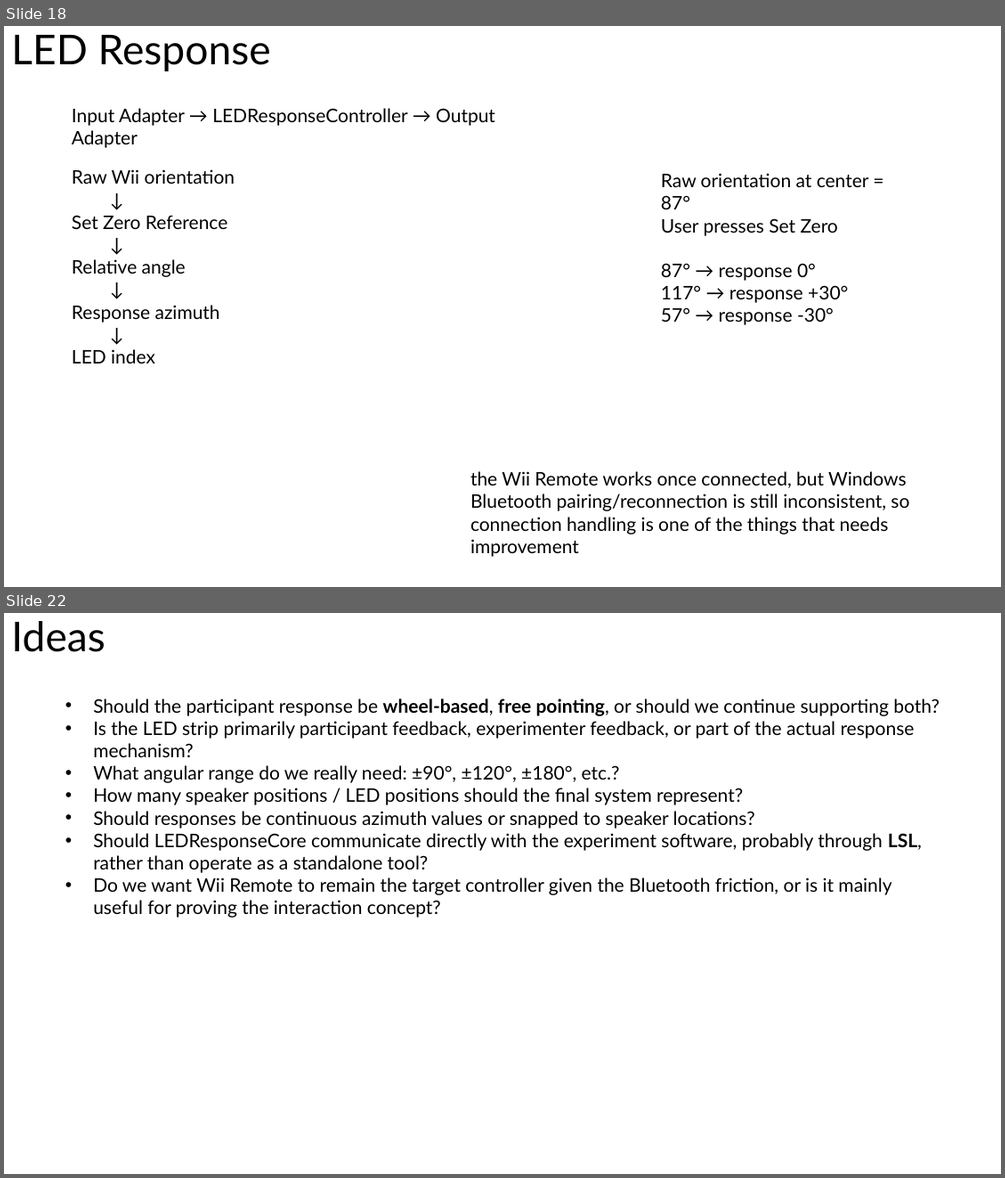
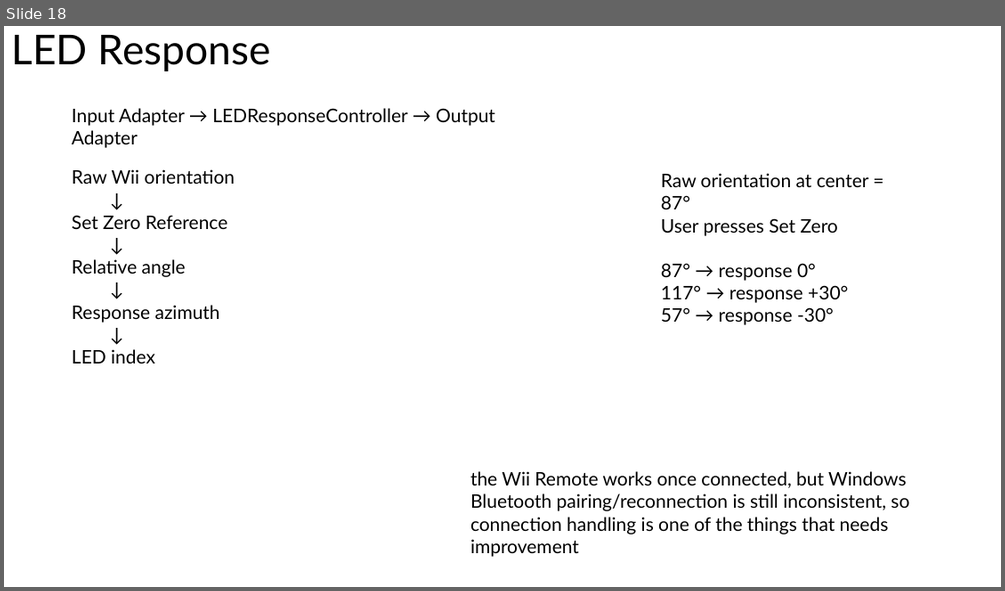
Before and after one commit to Won-Jang/VisualTrackingCore, a slide deck: docs/doc.pptx. Shown one above the other, each under a label of ours: slides 18 and 22 before the commit, slide 18 after it; the slides between them are not shown. The pictures are 1005x1178 and 1005x591 pixels, drawn with LibreOffice and Linux fonts; fonts in the diff are those of the drawing. Boxes give left, top, right and bottom in pixels: in the first picture for what was removed or moved away, otherwise in the second. Text is boxed around its words. In the diff, an @@ line names an element or a change of style, - is before the commit and + after.

Commit message:
updated doc.

```diff
--- a/docs/doc.pptx
+++ b/docs/doc.pptx
@@ slide 22 removed at (4, 613, 1001, 1174), background #FFFFFF @@
@@ title removed at (11, 621, 105, 652) @@
-Ideas
@@ text removed at (93, 698, 939, 917) @@
-• Should the participant response be wheel-based, free pointing, or should we continue supporting both?
-• Is the LED strip primarily participant feedback, experimenter feedback, or part of the actual response mechanism?
-• What angular range do we really need: ±90°, ±120°, ±180°, etc.?
-• How many speaker positions / LED positions should the final system represent?
-• Should responses be continuous azimuth values or snapped to speaker locations?
-• Should LEDResponseCore communicate directly with the experiment software, probably through LSL, rather than operate as a standalone tool?
-• Do we want Wii Remote to remain the target controller given the Bluetooth friction, or is it mainly useful for proving the interaction concept?
```
Also in this commit, not shown: 12 slides added, 3 other slides removed.
